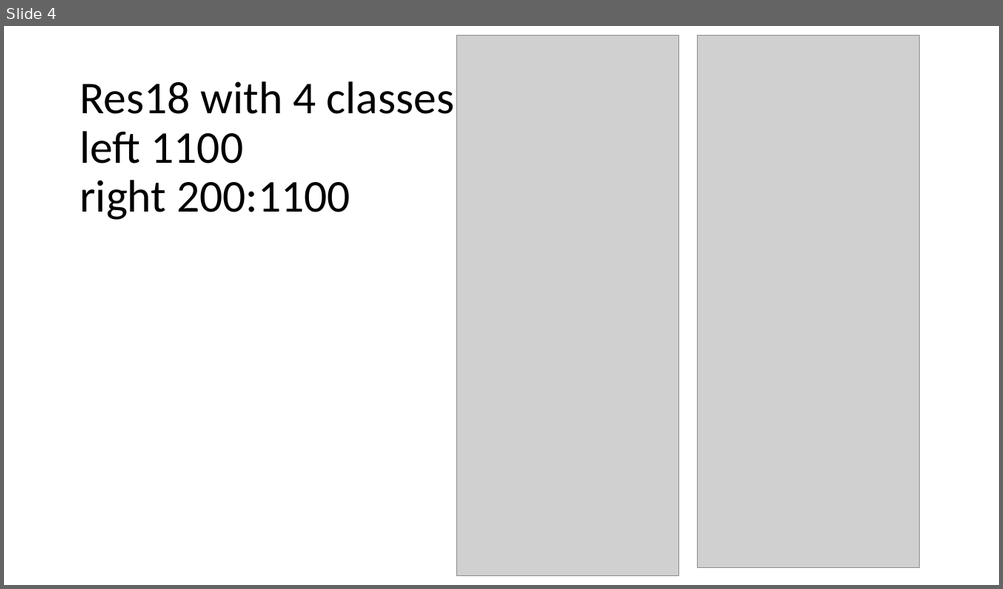
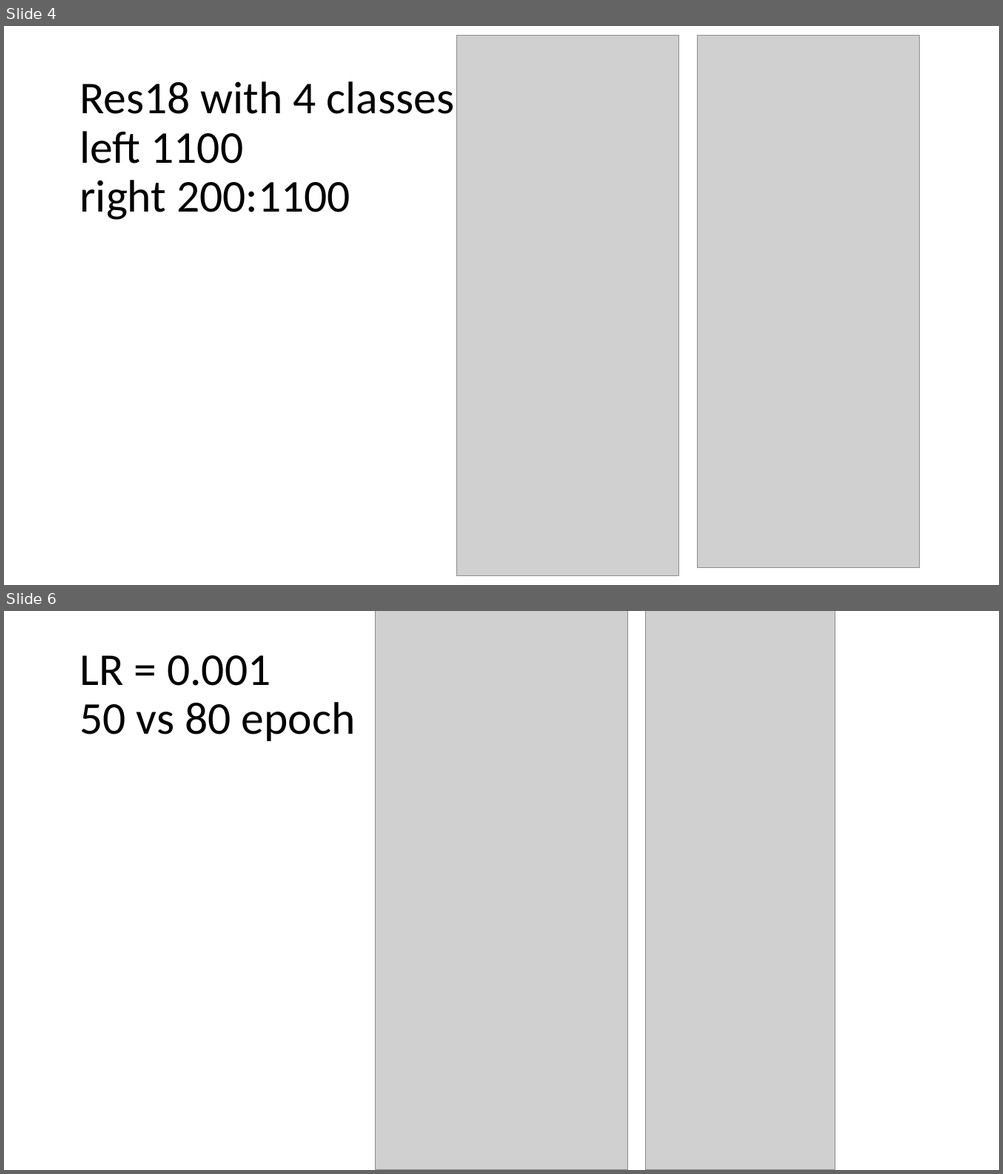
Before and after one commit to crashingstar/FYP, a slide deck: REsults.pptx. Shown one above the other, each under a label of ours: slide 4 before the commit, slides 4 and 6 after it; the slides between them are not shown. The pictures are 1003x589 and 1003x1174 pixels, drawn with LibreOffice and Linux fonts; fonts in the diff are those of the drawing; grey boxes stand for pictures. Boxes give left, top, right and bottom in pixels: in the first picture for what was removed or moved away, otherwise in the second. Text is boxed around its words. In the diff, an @@ line names an element or a change of style, - is before the commit and + after.

```diff
--- a/REsults.pptx
+++ b/REsults.pptx
@@ slide 6 added at (x1=4, y1=611, x2=999, y2=1170), background #FFFFFF @@
@@ picture added at (x1=375, y1=611, x2=627, y2=1170) @@
@@ picture added at (x1=646, y1=611, x2=835, y2=1170) @@
@@ title added at (x1=79, y1=655, x2=356, y2=741), 44 pt, text #000000 @@
+LR = 0.001
+50 vs 80 epoch
```
Also in this commit, not shown: 1 slide changed, 4 other files.
